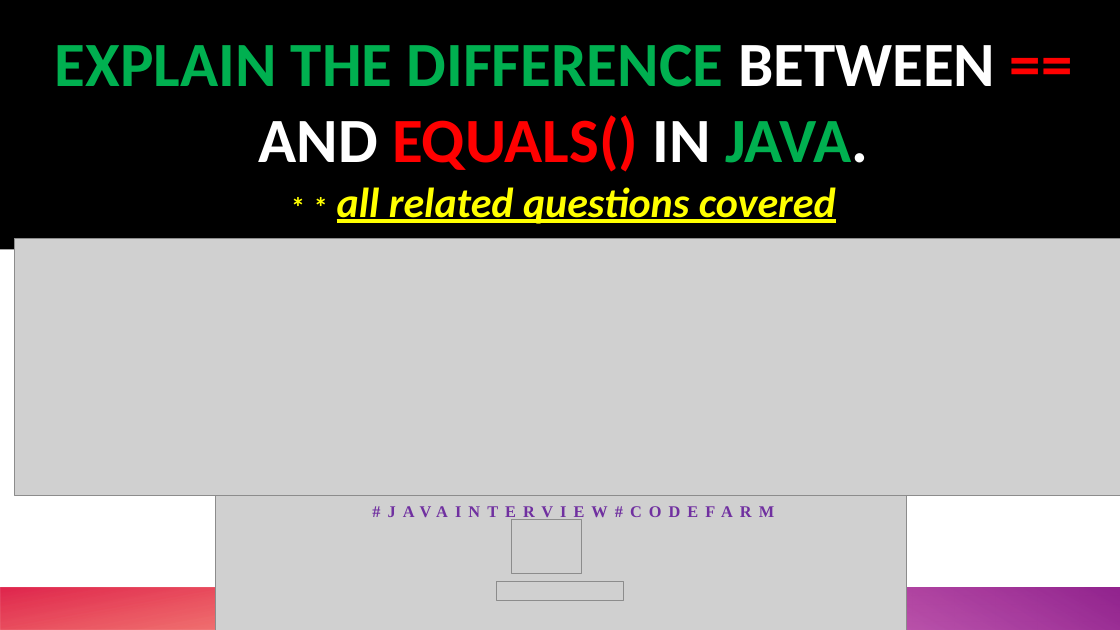
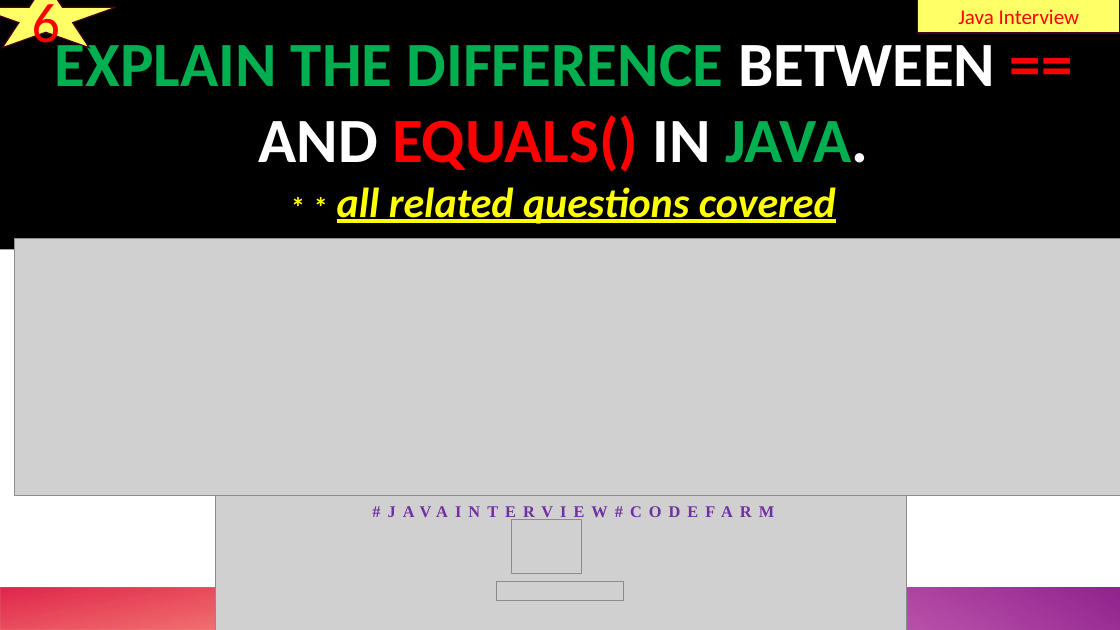
Before and after one commit to codefarm0/interview-preparation, a slide deck: slide 7 of java/java interview.pptx. Drawn at 1120x630 pixels with LibreOffice and Linux fonts; fonts in the diff are those of the drawing; grey boxes stand for pictures. Boxes give left, top, right and bottom in pixels: in the first picture for what was removed or moved away, otherwise in the second. Text is boxed around its words. In the diff, an @@ line names an element or a change of style, - is before the commit and + after.

```diff
--- a/java/java interview.pptx
+++ b/java/java interview.pptx
@@ star added at [0,0,116,48], fill #FFFF66, outline #490128 1 pt, 48 pt, text #FF0000 @@
+6
@@ rectangle added at [918,0,1120,34], fill #FFFF66, outline #490128 1 pt, 18 pt, text #FF0000 @@
+Java Interview
```
Also in this commit, not shown: 7 other slides changed, 41 slides added, 1 slide removed, 25 other files.
